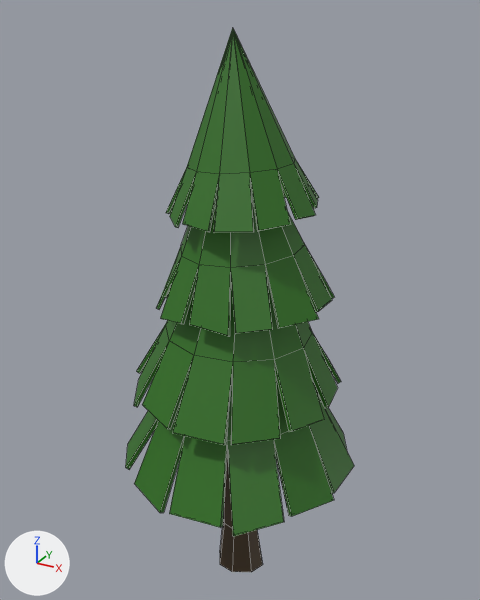
The OBJ model data/Props/tree2.obj, before and after one commit.
Rendered twice from a 50 mm camera at (62.4, -113.4, 128.2) aimed at (-1.6, 3.0, 70.0). Arrows for +X, +Y and +Z are at lower left; the lights stay in place. Mesh edges are drawn as thin lines. Where no turn or scale is listed for an object, it has been applied to the vertices.

The scene before the commit, as lines of its bpy script (objects in view):
```python
me_tree2_cylinder_024 = bpy.data.meshes.new('Tree2_Cylinder.024')
me_tree2_cylinder_024.from_pydata(...)  # 386 vertices, 360 faces; spans x -24.8..25.7, y -25.5..25.9, z -0.8..125.0
# faces by material slot: [18, 342]
me_tree2_cylinder_024.materials.append(mat_tree3_1_001)  # brown #473723
me_tree2_cylinder_024.materials.append(mat_tree3_2_001)  # dark green #2c6e19
ob_tree2_cylinder_024 = bpy.data.objects.new('Tree2_Cylinder.024', me_tree2_cylinder_024)
ob_tree2_cylinder_024.location = (0.0, 0.0, 0.0)
```
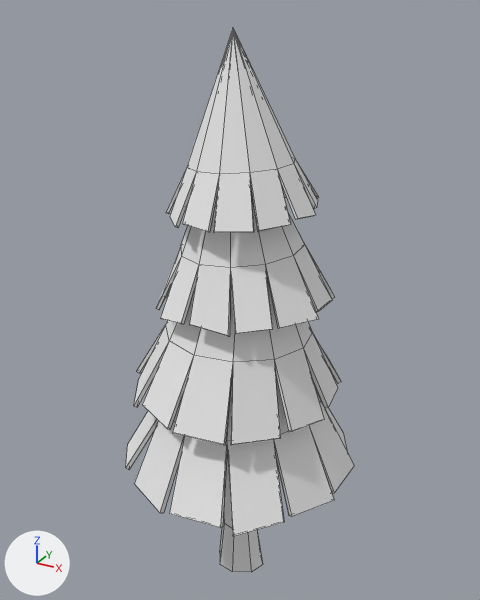
The change in detail:
Material 'Material.009' (mat_material_009) is new.
Its base color is (0.8, 0.8, 0.8) (white #e7e7e7).
Its roughness is 1.0.
Material '(null)' (mat_null) is new.
Its base color is (0.8, 0.8, 0.8) (white #e7e7e7).
Its roughness is 1.0.
me_tree2_cylinder_024 has 386 vertices, 360 faces and spans x -24.8..25.7, y -25.5..25.9, z -0.8..125.0.
me_tree2_cylinder_024 is used by ob_tree2_cylinder_024; location (0.0, 0.0, 0.0).
me_tree2_cylinder_024 part 1: all 18 faces that had it switch from mat_tree3_1_001 (brown #473723) to mat_null (white #e7e7e7).
me_tree2_cylinder_024 part 2: all 342 faces that had it switch from mat_tree3_2_001 (dark green #2c6e19) to mat_material_009 (white #e7e7e7).

What differs and where, as boxes [x1, y1, x2, y2] in the pictures (480 x 600 px):
part 1 of me_tree2_cylinder_024, recoloured (brown to white)
    both: [220, 450, 263, 572]
part 2 of me_tree2_cylinder_024, recoloured (green to white)
    both: [126, 28, 354, 536]
